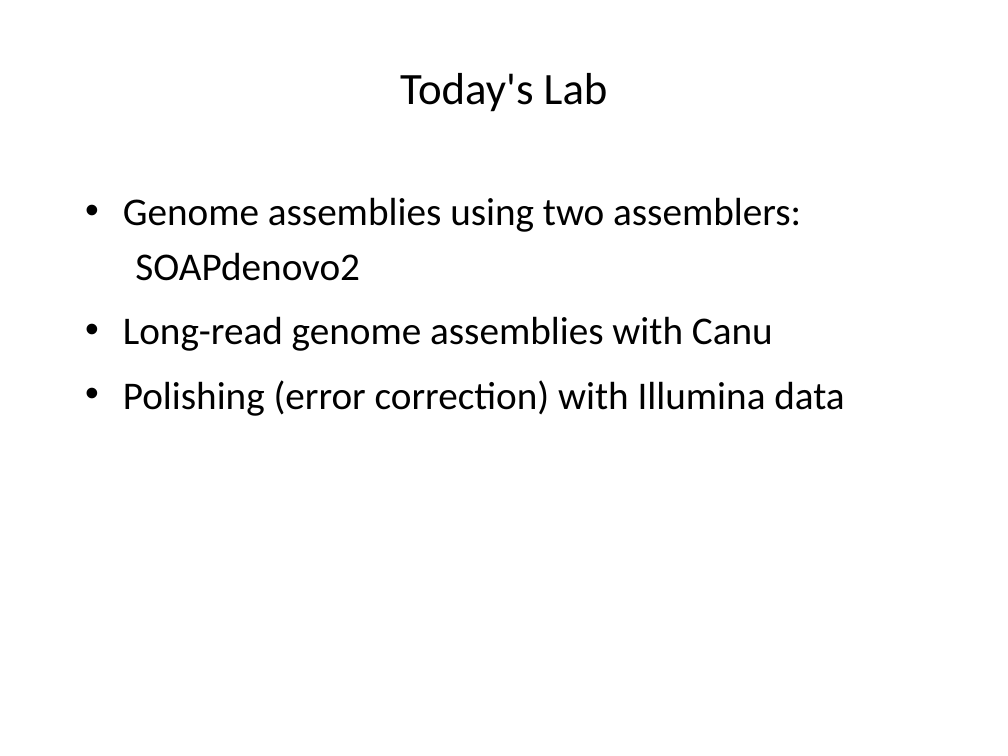
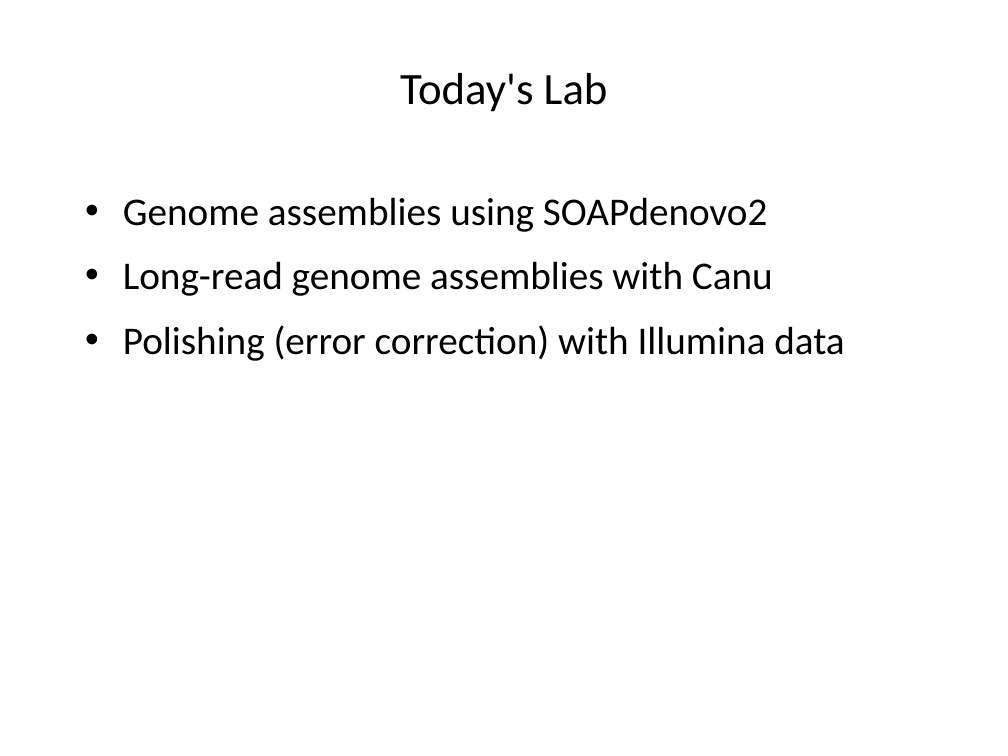
Before and after one commit to liu3zhenlab/teaching, a slide deck: slide 2 of PLPTH813Bioinformatis/2023/labs/lab09_assembly.pptx. Drawn at 1008x756 pixels with LibreOffice and Linux fonts; fonts in the diff are those of the drawing. Boxes give left, top, right and bottom in pixels: in the first picture for what was removed or moved away, otherwise in the second. Text is boxed around its words. In the diff, an @@ line names an element or a change of style, - is before the commit and + after.

```diff
--- a/PLPTH813Bioinformatis/2023/labs/lab09_assembly.pptx
+++ b/PLPTH813Bioinformatis/2023/labs/lab09_assembly.pptx
@@ text at <box>123,197,768,232</box>: text changed @@
-• Genome assemblies using two assemblers:
-SOAPdenovo2
+• Genome assemblies using SOAPdenovo2
```
Also in this commit, not shown: 4 other slides changed, 2 other files.
